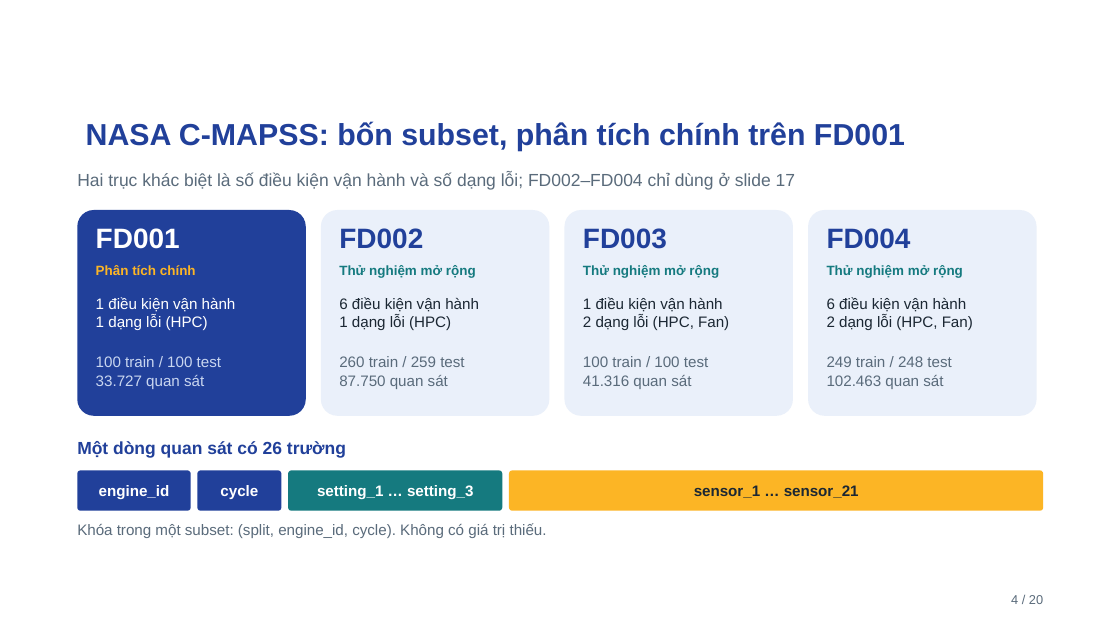
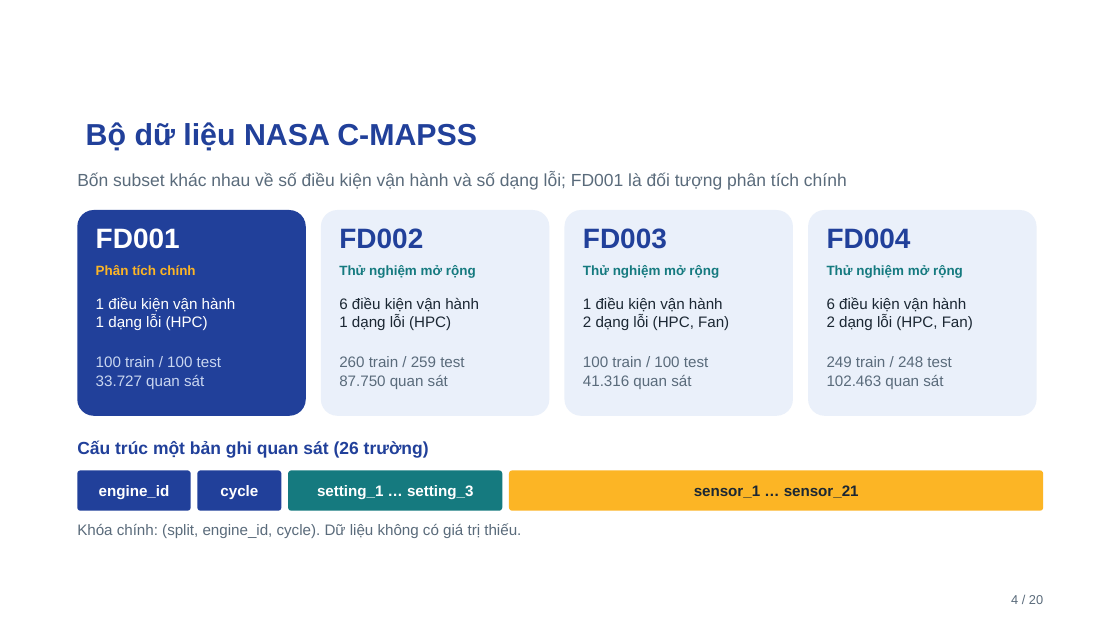
Before and after one commit to ti014/tinasa-cmapss-rul-prediction, a slide deck: slide 4 of slides/cmapss_fd001_presentation.pptx. Drawn at 1120x630 pixels with LibreOffice and Linux fonts; fonts in the diff are those of the drawing; background and template pictures are left out. Boxes give left, top, right and bottom in pixels: in the first picture for what was removed or moved away, otherwise in the second. Text is boxed around its words. In the diff, an @@ line names an element or a change of style, - is before the commit and + after.

```diff
--- a/slides/cmapss_fd001_presentation.pptx
+++ b/slides/cmapss_fd001_presentation.pptx
@@ title at <box>86,122,477,151</box>: text changed @@
-NASA C-MAPSS: bốn subset, phân tích chính trên FD001
+Bộ dữ liệu NASA C-MAPSS
@@ text at <box>77,173,847,190</box>: text changed @@
-Hai trục khác biệt là số điều kiện vận hành và số dạng lỗi; FD002–FD004 chỉ dùng ở slide 17
+Bốn subset khác nhau về số điều kiện vận hành và số dạng lỗi; FD001 là đối tượng phân tích chính
@@ text at <box>77,440,429,458</box>: text changed @@
-Một dòng quan sát có 26 trường
+Cấu trúc một bản ghi quan sát (26 trường)
@@ text at <box>77,523,521,538</box>: text changed @@
-Khóa trong một subset: (split, engine_id, cycle). Không có giá trị thiếu.
+Khóa chính: (split, engine_id, cycle). Dữ liệu không có giá trị thiếu.
```
Also in this commit, not shown: 19 other slides changed, 24 other files.
